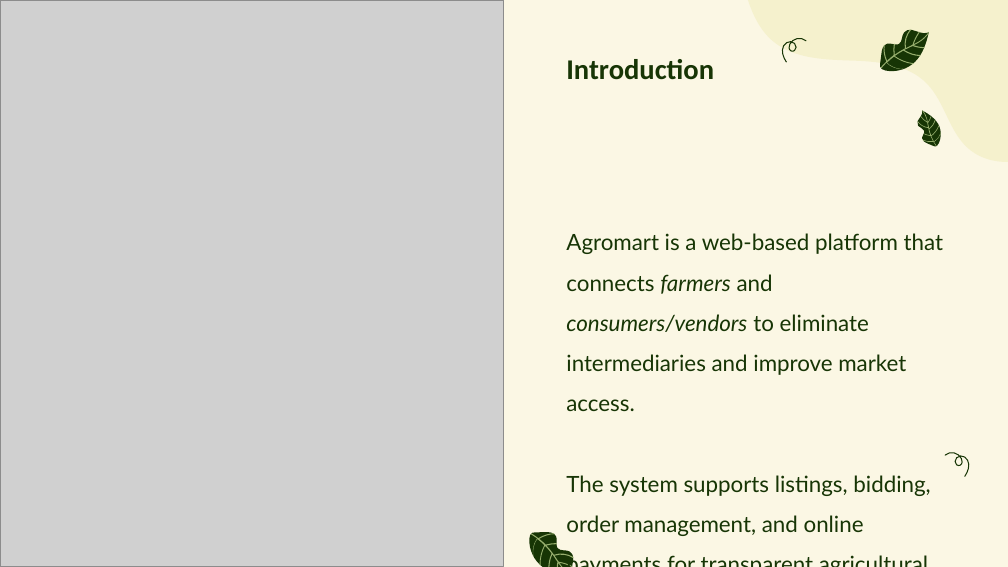
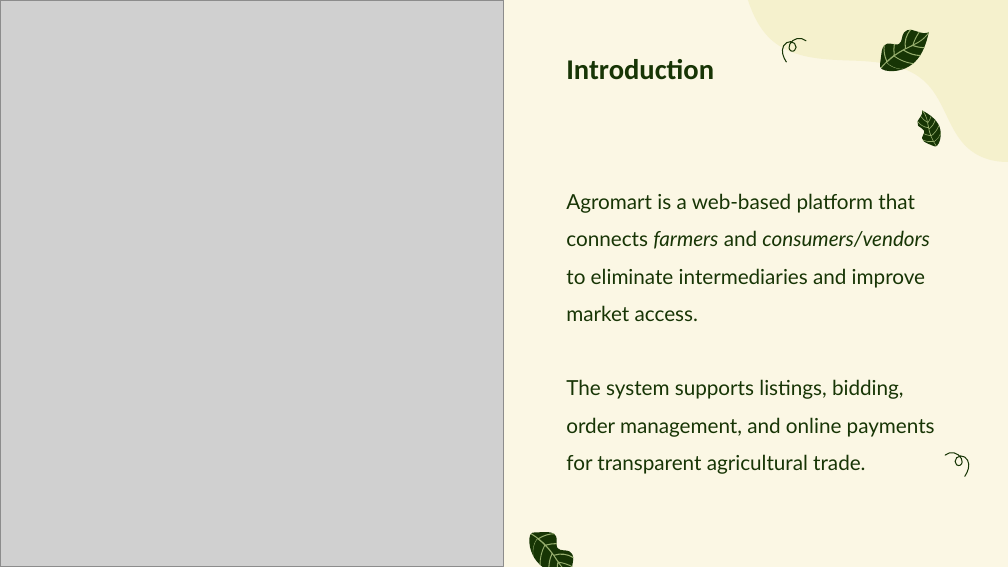
Before and after one commit to Mokshith3960/agromart, a slide deck: slide 2 of documents/PPT-2.pptx. Drawn at 1008x567 pixels with LibreOffice and Linux fonts; fonts in the diff are those of the drawing; grey boxes stand for pictures. Boxes give left, top, right and bottom in pixels: in the first picture for what was removed or moved away, otherwise in the second. Text is boxed around its words. In the diff, an @@ line names an element or a change of style, - is before the commit and + after.

```diff
--- a/documents/PPT-2.pptx
+++ b/documents/PPT-2.pptx
@@ text "Agromart is a web-based platform ...": place and size @@
-text "Agromart is a web-based platform ..." at (566,233,943,536)
+text "Agromart is a web-based platform ..." at (566,193,935,474)
@@ text "Agromart is a web-based platform ..." at (566,193,935,474): size 16 to 14.8 pt @@
```
Also in this commit, not shown: 9 other slides changed, 12 other files.
